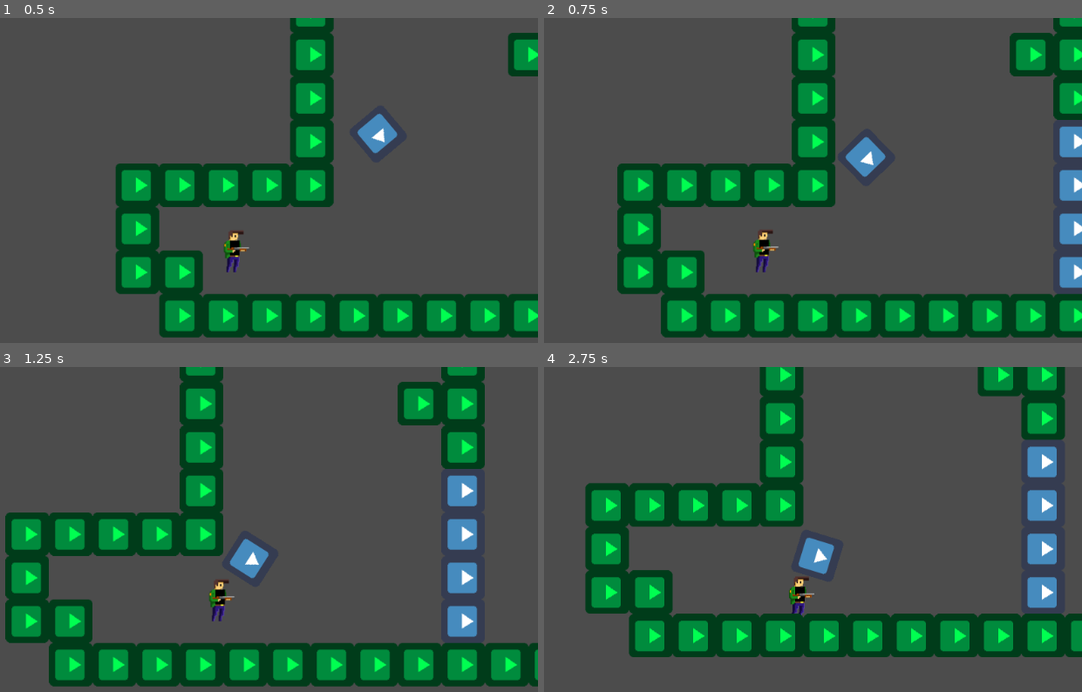
Above: before the commit, frames 1-4 (two rows, left to right).
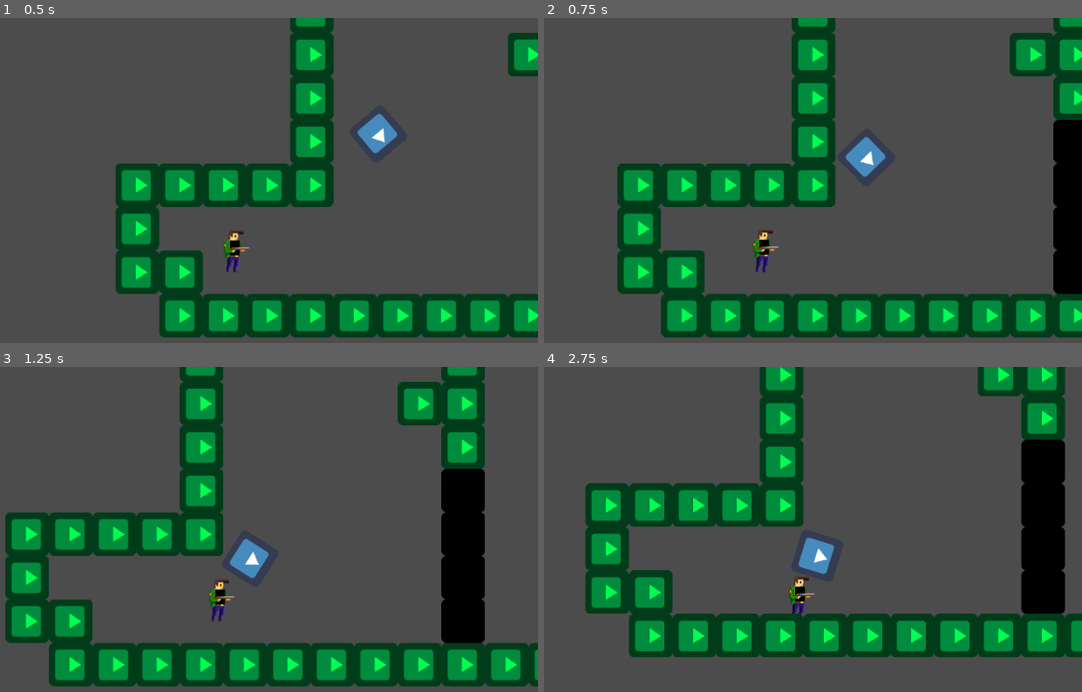
Above: after the commit, the same moments.

Repository: NicoCarpe/OneShot
Game: Godot game, scene res://Scenes/Levels/Level5.tscn
Two runs of this game, one before a commit and one after it. Both use one fixed random seed, a clock stepped at 60 frames per second and the inputs below. This scene is started directly instead of the project's main scene. The engine's default icon, where the game draws it, is replaced by a stand-in: a white triangle on a blue panel in a dark square.
Inputs (mouse positions are in pixels of both pictures, inside the frame that each line leads up to):
- Up to frame 1 (0.5 s): no input
- Up to frame 2 (0.75 s): move the mouse to (888, 200) at 0.52 s; hold Right (ui_right) from 0.53 s (still down)
- Up to frame 3 (1.25 s): keep holding Right (ui_right)
- Up to frame 4 (2.75 s): move the mouse to (592, 591) at 1.27 s; release Right (ui_right) at 1.28 s; hold Down (ui_down) 1.28-2.03 s; move the mouse to (802, 480) at 2.02 s; hold Right (ui_right) from 2.03 s (still down)

Frame 1 is identical in both runs. In frame 2, 2.8% of the frame differs, in the area x 94-100%, y 31-85%; in frame 3, 4.3%; in frame 4, 4.4%, in the area x 88-97%, y 22-76%.

Commit message:
Added hole layer

Diff:
--- /dev/null
+++ b/Scenes/Gate.tscn
@@ -0,0 +1,28 @@
+[gd_scene load_steps=3 format=2]
+
+[ext_resource path="res://icon.png" type="Texture" id=1]
+
+[sub_resource type="RectangleShape2D" id=1]
+
+custom_solver_bias = 0.0
+extents = Vector2( 32, 32 )
+
+[node name="Gate" type="StaticBody2D"]
+
+modulate = Color( 0.398438, 0.124512, 0.124512, 1 )
+input_pickable = false
+collision_layer = 1
+collision_mask = 1
+constant_linear_velocity = Vector2( 0, 0 )
+constant_angular_velocity = 0.0
+friction = 1.0
+bounce = 0.0
+_sections_unfolded = [ "Visibility" ]
+
+[node name="CollisionShape2D" type="CollisionShape2D" parent="." index="0"]
+
+shape = SubResource( 1 )
+
+[node name="Sprite" type="Sprite" parent="." index="1"]
+
+texture = ExtResource( 1 )
--- a/Scenes/Levels/Level5.tscn
+++ b/Scenes/Levels/Level5.tscn
@@ -6,7 +6,7 @@
 [ext_resource path="res://Scenes/Goal.tscn" type="PackedScene" id=4]
 [ext_resource path="res://Scenes/Crate.tscn" type="PackedScene" id=5]
 
-[node name="Level" type="Node2D"]
+[node name="Level" type="Node2D" index="0"]
 
 [node name="Player" parent="." index="0" instance=ExtResource( 1 )]
 
@@ -30,21 +30,42 @@
 collision_mask = 15
 occluder_light_mask = 1
 format = 1
-tile_data = PoolIntArray( -655358, -1610612736, 0, -655357,  …(757 unchanged characters)… 2736, 0, -131071, -1610612736, 0, -131065, -1610612735, 0, -131060, -1610612736, 0, -131059, -1610612736, 0, -131058, -1610612736, 0, -131057, -1610612736, 0, -131056, -1610612736, 0, -131055, -1610612736, 0, -3, -1610612736, 0, -2, -1610612736, 0, -1, -1610612736, 0, -65536, -1610612736, 0, -65535, -1610612736, 0, -65529, -1610612735, 0, -65519, -1610612736, 0, 65533, -1610612736, 0, 7, -1610612735, 0, 17, -1610612736, 0, 131069, -1610612736, 0, 131070, -1610612736, 0, 65543, -1610612735, 0, 65548, -1610612736, 0, 65549, -1610 …(487 unchanged characters)…
+tile_data = PoolIntArray( -655358, -1610612736, 0, -655357,  …(757 unchanged characters)… 2736, 0, -131071, -1610612736, 0, -131060, -1610612736, 0, -131059, -1610612736, 0, -131058, -1610612736, 0, -131057, -1610612736, 0, -131056, -1610612736, 0, -131055, -1610612736, 0, -3, -1610612736, 0, -2, -1610612736, 0, -1, -1610612736, 0, -65536, -1610612736, 0, -65535, -1610612736, 0, -65519, -1610612736, 0, 65533, -1610612736, 0, 17, -1610612736, 0, 131069, -1610612736, 0, 131070, -1610612736, 0, 65548, -1610612736, 0, 65549, -1610 …(487 unchanged characters)…
 _sections_unfolded = [ "Collision" ]
 __meta__ = {
 "_edit_lock_": true
 }
 
-[node name="Enemy" parent="." index="2" instance=ExtResource( 3 )]
+[node name="holeLayer" type="TileMap" parent="." index="2"]
+
+mode = 0
+tile_set = ExtResource( 2 )
+cell_size = Vector2( 64, 64 )
+cell_quadrant_size = 16
+cell_custom_transform = Transform2D( 1, 0, 0, 1, 0, 0 )
+cell_half_offset = 2
+cell_tile_origin = 0
+cell_y_sort = false
+cell_clip_uv = false
+collision_use_kinematic = false
+collision_friction = 1.0
+collision_bounce = 0.0
+collision_layer = 0
+collision_mask = 7
+occluder_light_mask = 1
+format = 1
+tile_data = PoolIntArray( -131065, -1610612732, 0, -65529, -1610612732, 0, 7, -1610612732, 0, 65543, -1610612732, 0 )
+_sections_unfolded = [ "Collision" ]
+
+[node name="Enemy" parent="." index="3" instance=ExtResource( 3 )]
 
 position = Vector2( 270.479, -171.167 )
 
-[node name="Goal" parent="." index="3" instance=ExtResource( 4 )]
+[node name="Goal" parent="." index="4" instance=ExtResource( 4 )]
 
 position = Vector2( 976.163, -3.08871 )
 level = "Level6"
 
-[node name="StaticBody2D" parent="." index="4" instance=ExtResource( 5 )]
+[node name="StaticBody2D" parent="." index="5" instance=ExtResource( 5 )]
 
 position = Vector2( 1305.36, -31.6542 )
--- a/Scenes/Player.tscn
+++ b/Scenes/Player.tscn
@@ -28,7 +28,7 @@
 "values": [ 0, 1, 2 ]
 }
 
-[node name="Player" type="KinematicBody2D" index="0" groups=[
+[node name="Player" type="KinematicBody2D" groups=[
 "Player",
 ]]
 
--- /dev/null
+++ b/Scenes/Switch.tscn
@@ -0,0 +1,32 @@
+[gd_scene load_steps=4 format=2]
+
+[ext_resource path="res://Scripts/Switch.gd" type="Script" id=1]
+[ext_resource path="res://icon.png" type="Texture" id=2]
+
+[sub_resource type="RectangleShape2D" id=1]
+
+custom_solver_bias = 0.0
+extents = Vector2( 32, 32 )
+
+[node name="Switch" type="StaticBody2D" groups=[
+"Switch",
+]]
+
+input_pickable = false
+collision_layer = 1
+collision_mask = 1
+constant_linear_velocity = Vector2( 0, 0 )
+constant_angular_velocity = 0.0
+friction = 1.0
+bounce = 0.0
+script = ExtResource( 1 )
+
+[node name="Sprite" type="Sprite" parent="." index="0"]
+
+modulate = Color( 1, 0, 0.632813, 1 )
+texture = ExtResource( 2 )
+_sections_unfolded = [ "Visibility" ]
+
+[node name="CollisionShape2D" type="CollisionShape2D" parent="." index="1"]
+
+shape = SubResource( 1 )
--- a/Scenes/tileMap.tscn
+++ b/Scenes/tileMap.tscn
@@ -1,21 +1,26 @@
-[gd_scene load_steps=3 format=2]
+[gd_scene load_steps=4 format=2]
 
 [ext_resource path="res://icon.png" type="Texture" id=1]
 
-[sub_resource type="RectangleShape2D" id=1]
+[sub_resource type="RectangleShape2D" id=3]
 
 custom_solver_bias = 0.0
 extents = Vector2( 32, 32 )
 
-[node name="Node2D" type="Node2D"]
+[sub_resource type="RectangleShape2D" id=5]
 
-[node name="Sprite" type="Sprite" parent="." index="0"]
+custom_solver_bias = 0.0
+extents = Vector2( 32, 32 )
+
+[node name="Node2D" type="Node2D" index="0"]
+
+[node name="Wall1" type="Sprite" parent="." index="0"]
 
 modulate = Color( 0, 1, 0.320313, 1 )
 texture = ExtResource( 1 )
 _sections_unfolded = [ "Visibility" ]
 
-[node name="StaticBody2D" type="StaticBody2D" parent="Sprite" index="0"]
+[node name="StaticBody2D" type="StaticBody2D" parent="Wall1" index="0"]
 
 input_pickable = false
 collision_layer = 15
@@ -26,17 +31,17 @@
 bounce = 0.0
 _sections_unfolded = [ "Collision" ]
 
-[node name="CollisionShape2D" type="CollisionShape2D" parent="Sprite/StaticBody2D" index="0"]
+[node name="CollisionShape2D" type="CollisionShape2D" parent="Wall1/StaticBody2D" index="0"]
 
-shape = SubResource( 1 )
+shape = SubResource( 3 )
 
-[node name="Sprite2" type="Sprite" parent="." index="1"]
+[node name="Triangle" type="Sprite" parent="." index="1"]
 
 position = Vector2( 100, 0 )
 texture = ExtResource( 1 )
 _sections_unfolded = [ "Transform" ]
 
-[node name="StaticBody2D" type="StaticBody2D" parent="Sprite2" index="0"]
+[node name="StaticBody2D" type="StaticBody2D" parent="Triangle" index="0"]
 
 input_pickable = false
 collision_layer = 1
@@ -47,8 +52,30 @@
 bounce = 0.0
 _sections_unfolded = [ "Transform" ]
 
-[node name="CollisionPolygon2D" type="CollisionPolygon2D" parent="Sprite2/StaticBody2D" index="0"]
+[node name="CollisionPolygon2D" type="CollisionPolygon2D" parent="Triangle/StaticBody2D" index="0"]
 
 build_mode = 0
 polygon = PoolVector2Array( -32, 32, 32, -32, 32, 32 )
 _sections_unfolded = [ "Transform" ]
+
+[node name="Hole" type="Sprite" parent="." index="2"]
+
+modulate = Color( 0, 0, 0, 1 )
+position = Vector2( 189.681, 0 )
+texture = ExtResource( 1 )
+_sections_unfolded = [ "Transform", "Visibility" ]
+
+[node name="StaticBody2D" type="StaticBody2D" parent="Hole" index="0"]
+
+input_pickable = false
+collision_layer = 1
+collision_mask = 1
+constant_linear_velocity = Vector2( 0, 0 )
+constant_angular_velocity = 0.0
+friction = 1.0
+bounce = 0.0
+_sections_unfolded = [ "Transform" ]
+
+[node name="CollisionShape2D" type="CollisionShape2D" parent="Hole/StaticBody2D" index="0"]
+
+shape = SubResource( 5 )
--- a/Scenes/tileSet.tres
+++ b/Scenes/tileSet.tres
@@ -11,6 +11,21 @@
 
 custom_solver_bias = 0.0
 points = PoolVector2Array( -32, 32, 32, -32, 32, 32 )
+
+[sub_resource type="RectangleShape2D" id=3]
+
+custom_solver_bias = 0.0
+extents = Vector2( 32, 32 )
+
+[sub_resource type="ConvexPolygonShape2D" id=4]
+
+custom_solver_bias = 0.0
+points = PoolVector2Array( -32, 32, 32, -32, 32, 32 )
+
+[sub_resource type="RectangleShape2D" id=5]
+
+custom_solver_bias = 0.0
+extents = Vector2( 32, 32 )
 
 [resource]
 
@@ -42,3 +57,45 @@
 "shape": SubResource( 2 ),
 "shape_transform": Transform2D( 1, 0, 0, 1, 32, 32 )
 } ]
+2/name = "Wall1"
+2/texture = ExtResource( 1 )
+2/tex_offset = Vector2( 0, 0 )
+2/modulate = Color( 0, 1, 0.320313, 1 )
+2/region = Rect2( 0, 0, 64, 64 )
+2/is_autotile = false
+2/occluder_offset = Vector2( 32, 32 )
+2/navigation_offset = Vector2( 32, 32 )
+2/shapes = [ {
+"autotile_coord": Vector2( 0, 0 ),
+"one_way": false,
+"shape": SubResource( 3 ),
+"shape_transform": Transform2D( 1, 0, 0, 1, 32, 32 )
+} ]
+3/name = "Triangle"
+3/texture = ExtResource( 1 )
+3/tex_offset = Vector2( 0, 0 )
+3/modulate = Color( 1, 1, 1, 1 )
+3/region = Rect2( 0, 0, 64, 64 )
+3/is_autotile = false
+3/occluder_offset = Vector2( 32, 32 )
+3/navigation_offset = Vector2( 32, 32 )
+3/shapes = [ {
+"autotile_coord": Vector2( 0, 0 ),
+"one_way": false,
+"shape": SubResource( 4 ),
+"shape_transform": Transform2D( 1, 0, 0, 1, 32, 32 )
+} ]
+4/name = "Hole"
+4/texture = ExtResource( 1 )
+4/tex_offset = Vector2( 0, 0 )
+4/modulate = Color( 0, 0, 0, 1 )
+4/region = Rect2( 0, 0, 64, 64 )
+4/is_autotile = false
+4/occluder_offset = Vector2( 32, 32 )
+4/navigation_offset = Vector2( 32, 32 )
+4/shapes = [ {
+"autotile_coord": Vector2( 0, 0 ),
+"one_way": false,
+"shape": SubResource( 5 ),
+"shape_transform": Transform2D( 1, 0, 0, 1, 32, 32 )
+} ]
--- /dev/null
+++ b/Scripts/Switch.gd
@@ -0,0 +1,17 @@
+extends StaticBody2D
+
+# class member variables go here, for example:
+# var a = 2
+# var b = "textvar"
+
+signal onHit
+
+func _ready():
+	# Called every time the node is added to the scene.
+	# Initialization here
+	pass
+
+#func _process(delta):
+#	# Called every frame. Delta is time since last frame.
+#	# Update game logic here.
+#	pass
Not shown: 1 places in Scenes/tileSet.tres that only renumber resources
